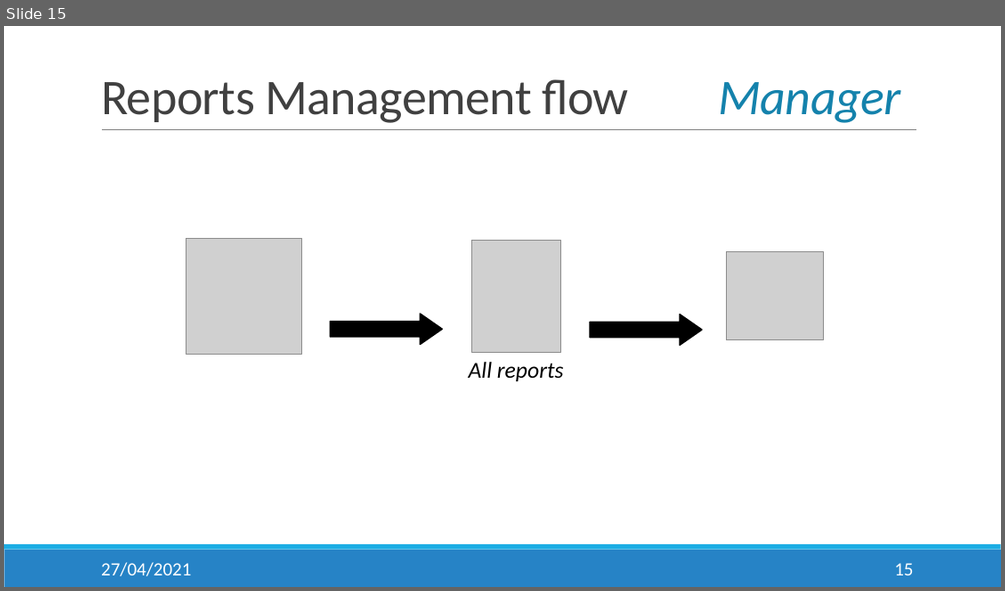
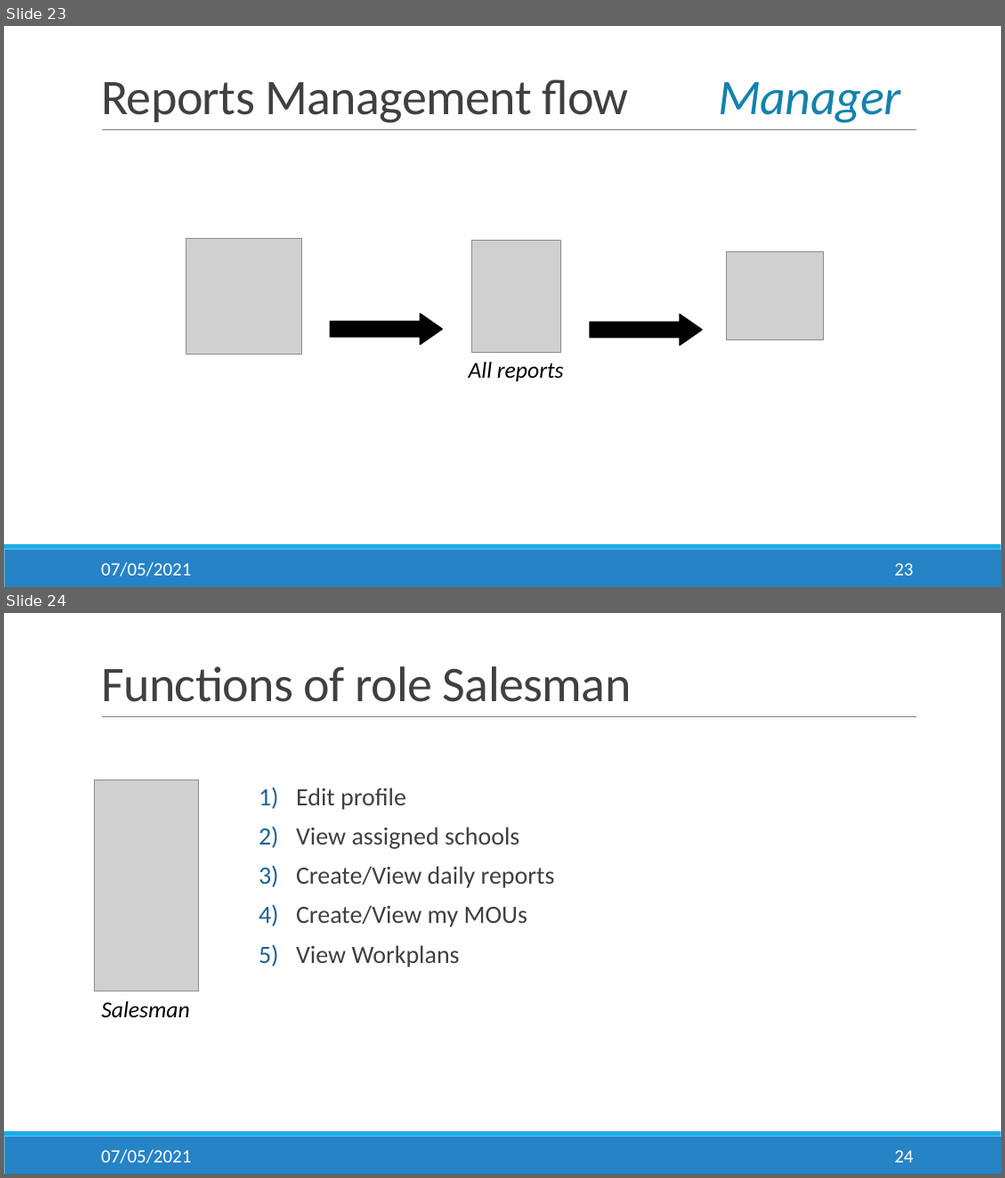
Before and after one commit to salesmgt/documentation, a slide deck: presentations/Slides.pptx. Shown one above the other, each under a label of ours: slide 15 before the commit, slides 23 and 24 after it. The pictures are 1005x591 and 1005x1178 pixels, drawn with LibreOffice and Linux fonts; fonts in the diff are those of the drawing; grey boxes stand for pictures. Boxes give left, top, right and bottom in pixels: in the first picture for what was removed or moved away, otherwise in the second. Text is boxed around its words. In the diff, an @@ line names an element or a change of style, - is before the commit and + after.

```diff
--- a/presentations/Slides.pptx
+++ b/presentations/Slides.pptx
@@ slide 24 added at bbox=[4, 613, 1001, 1174], background #FFFFFF; not listed: 3 template elements that a slide beside it also shows @@
@@ title added at bbox=[101, 666, 631, 702], 48 pt, text #404040 @@
+Functions of role Salesman
@@ picture added at bbox=[95, 780, 198, 991] @@
@@ text added at bbox=[296, 787, 555, 967], 24 pt, text #404040 @@
+1) Edit profile
+2) View assigned schools
+3) Create/View daily reports
+4) Create/View my MOUs
+5) View Workplans
@@ text added at bbox=[101, 1001, 189, 1017], 22 pt, text #000000, italic @@
+Salesman
@@ text added at bbox=[101, 1149, 191, 1163], 18 pt, text #FFFFFF @@
+07/05/2021
@@ page number added at bbox=[894, 1150, 913, 1162], 18 pt, text #FFFFFF @@
+24
@@ what was slide 15 is now slide 23 @@
@@ slide 23 changed as well @@
@@ text at bbox=[101, 562, 191, 576]: text changed @@
-27/04/2021
+07/05/2021
@@ page number at bbox=[894, 563, 913, 575]: text changed @@
-15
+23
```
Also in this commit, not shown: 14 other slides changed, 14 other slides added, 3 slides removed, 1 other file.
